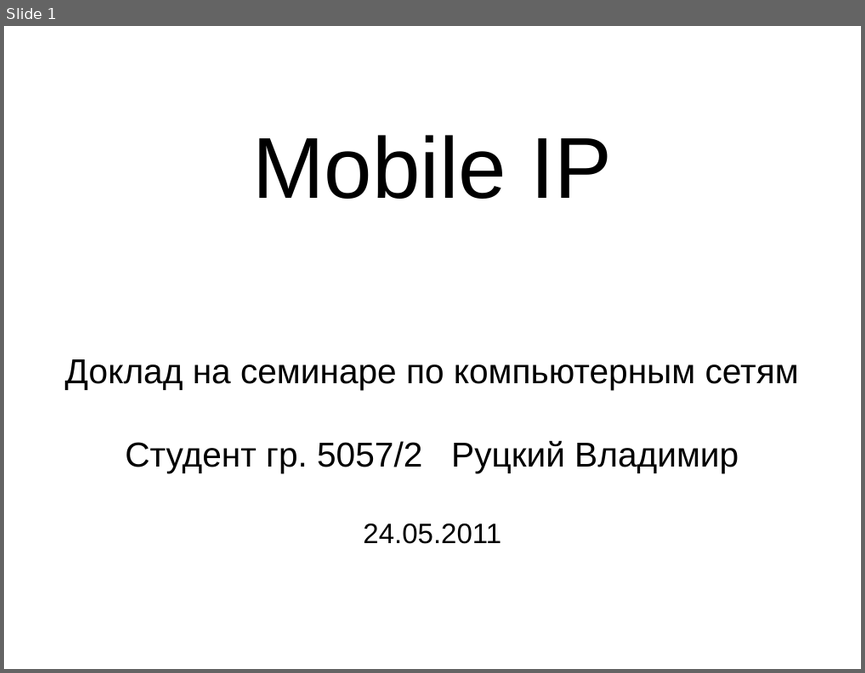
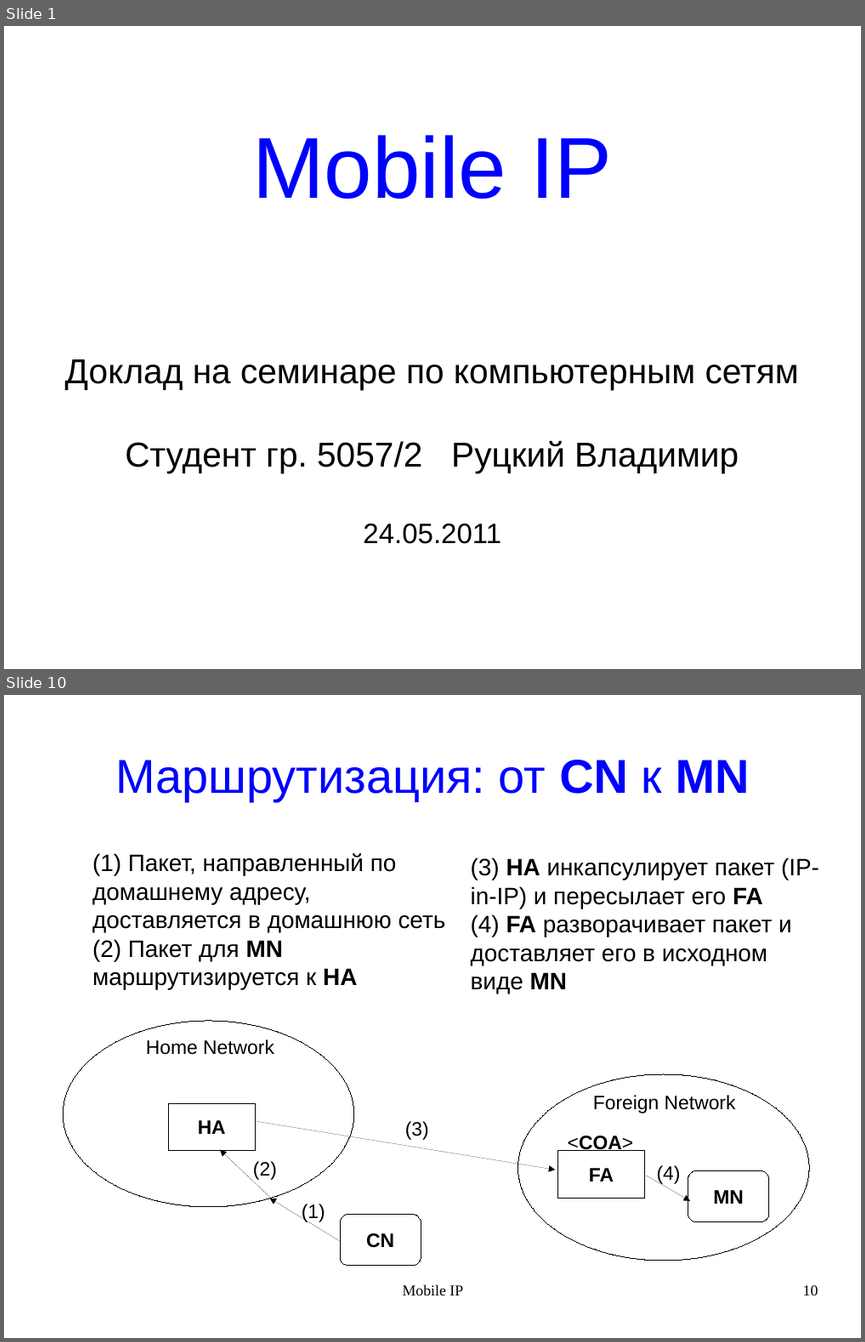
Before and after one commit to rutsky/semester10, a slide deck: Computer_networks/MobileIP/MobileIP.odp. Shown one above the other, each under a label of ours: slide 1 before the commit, slides 1 and 10 after it; the slides between them are not shown. The pictures are 865x673 and 865x1342 pixels, drawn with LibreOffice and Linux fonts; fonts in the diff are those of the drawing. Boxes give left, top, right and bottom in pixels: in the first picture for what was removed or moved away, otherwise in the second. Text is boxed around its words. In the diff, an @@ line names an element or a change of style, - is before the commit and + after.

Commit message:
MobileIP: WIP

```diff
--- a/Computer_networks/MobileIP/MobileIP.odp
+++ b/Computer_networks/MobileIP/MobileIP.odp
@@ slide 10 added at [4, 695, 861, 1338], background #FFFFFF @@
@@ title added at [115, 760, 749, 801], 44 pt, text #0000FF @@
+Маршрутизация: от CN к MN
@@ text added at [92, 853, 446, 990], 22 pt, text #000000 @@
+(1) Пакет, направленный по домашнему адресу, доставляется в домашнюю сеть
+(2) Пакет для MN маршрутизируется к HA
@@ text added at [471, 857, 819, 994], 22 pt, text #000000 @@
+(3) HA инкапсулирует пакет (IP-in-IP) и пересылает его FA
+(4) FA разворачивает пакет и доставляет его в исходном виде MN
@@ ellipse added at [64, 1021, 355, 1207], outline #000000 0 pt @@
@@ text added at [146, 1039, 274, 1055], 18 pt, text #000000 @@
+Home Network
@@ ellipse added at [518, 1074, 810, 1260], outline #000000 0 pt @@
@@ text added at [593, 1095, 736, 1113], 18 pt, text #000000 @@
+Foreign Network
@@ rectangle added at [168, 1103, 255, 1150], outline #000000 0 pt, 18 pt, text #000000, bold @@
+HA
@@ arrow added from (256, 1121) to (556, 1169), #000000 0 pt @@
@@ text added at [405, 1121, 429, 1140], 18 pt, text #000000 @@
+(3)
@@ arrow added from (272, 1198) to (220, 1150), #000000 0 pt @@
@@ rectangle added at [558, 1151, 645, 1197], outline #000000 0 pt, 18 pt, text #000000, bold @@
+FA
@@ text added at [568, 1135, 633, 1151], 18 pt, text #000000, bold @@
+<COA>
@@ text added at [253, 1161, 277, 1179], 18 pt, text #000000 @@
+(2)
@@ arrow added from (647, 1175) to (691, 1201), #000000 0 pt @@
@@ text added at [657, 1165, 681, 1185], 18 pt, text #000000 @@
+(4)
@@ rounded rectangle added at [688, 1171, 769, 1222], outline #000000 0 pt, 18 pt, text #000000, bold @@
+MN
@@ arrow added from (339, 1241) to (270, 1198), #000000 0 pt @@
@@ text added at [302, 1203, 325, 1223], 18 pt, text #000000 @@
+(1)
@@ rounded rectangle added at [340, 1213, 420, 1265], outline #000000 0 pt, 18 pt, text #000000, bold @@
+CN
@@ text added at [403, 1284, 463, 1295], 14 pt, text #000000 @@
+Mobile IP
@@ page number added at [803, 1285, 818, 1295], 14 pt, text #000000 @@
+10
@@ slide 1 changed as well @@
@@ title "Mobile IP" at [252, 135, 612, 199]: text colour #000000 to #0000FF @@
```
Also in this commit, not shown: 8 other slides added, 1 slide removed.
